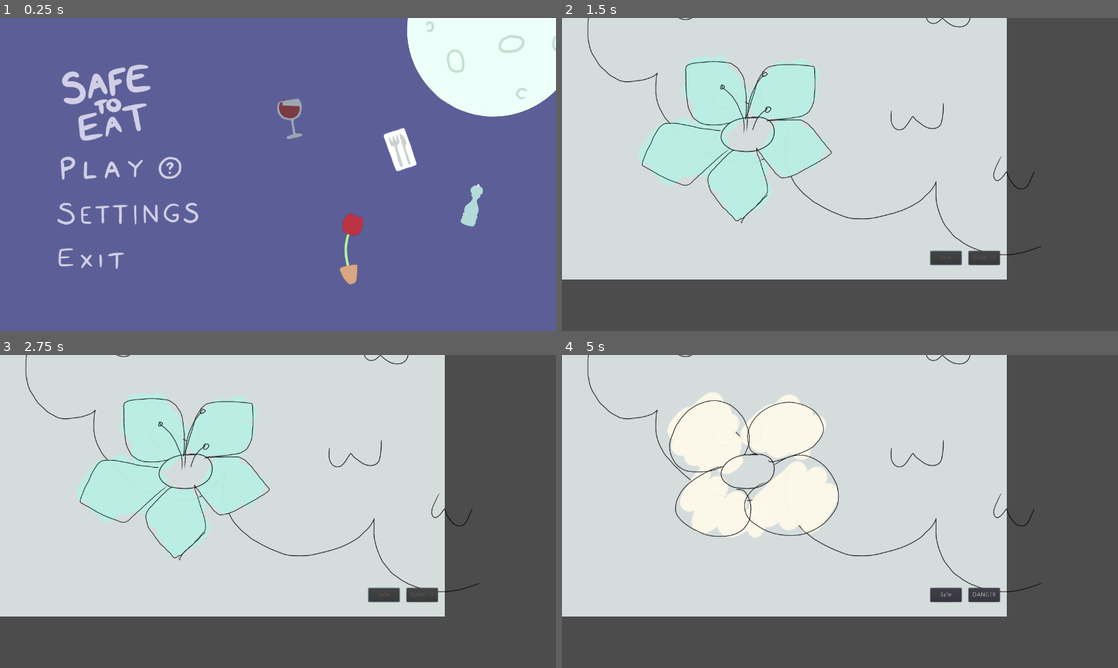
Above: before the commit, frames 1-4 (two rows, left to right).
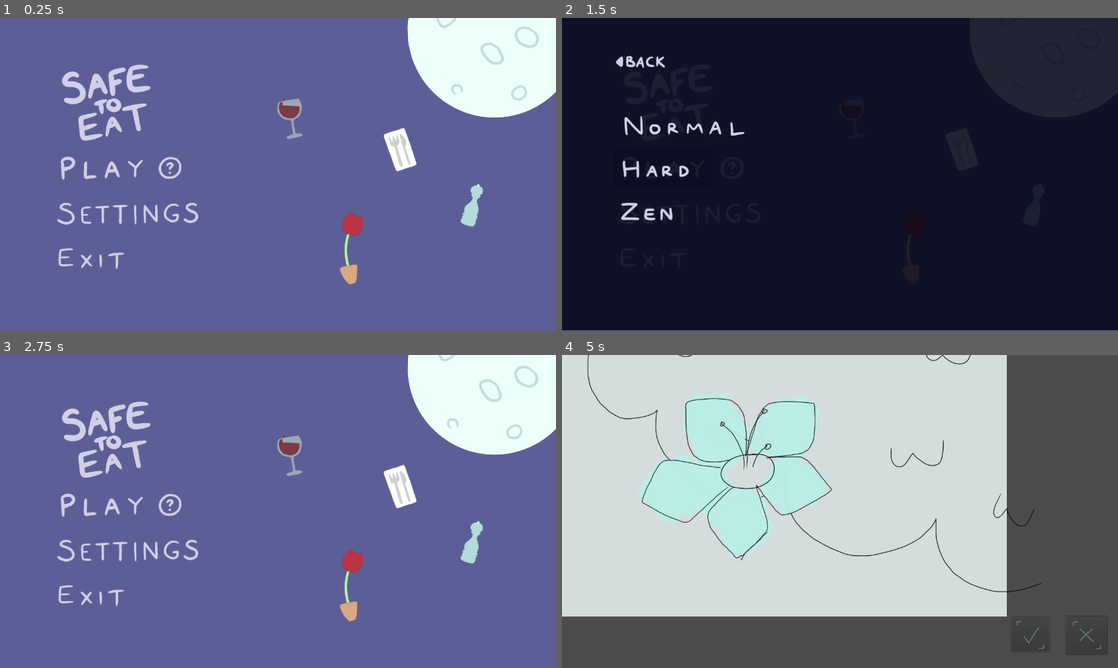
Above: after the commit, the same moments.

Repository: Niimphu/FiresideGameJam2023
Game: Godot game, scene res://Menus/MainMenu.tscn
Two runs of this game, one before a commit and one after it. Both use one fixed random seed, a clock stepped at 60 frames per second and the inputs below.
Inputs (mouse positions are in pixels of both pictures, inside the frame that each line leads up to):
- Up to frame 1 (0.25 s): no input
- Up to frame 2 (1.5 s): click (662, 168) at 0.5 s; click (945, 259) at 1.25 s, where only the run before the commit has a clickable "Safe"
- Up to frame 3 (2.75 s): click (77, 398) at 2.02 s
- Up to frame 4 (5 s): click (662, 505) at 2.77 s; click (684, 505) at 3.52 s; click (1029, 633) at 4.27 s

The runs differ from the first frame. In frame 1, 0.6% of the frame differs, in the area x 73-100%, y 0-32%; in frame 2, 100%, in the area x 0-100%, y 0-100%; in frame 3, 99%; in frame 4, 12%.

Commit message:
menu difficulty update, working on HUD

Diff:
--- a/Animation scripts/spin.gd
+++ /dev/null
@@ -1,8 +0,0 @@
-extends Control
-
-var rotation_modifier = 0.03
-var current_rotation = 1
-
-func _process(delta):
-	current_rotation += rotation_modifier
-	set_rotation(current_rotation * delta)
--- /dev/null
+++ b/Animation scripts/spin_control.gd
@@ -0,0 +1,8 @@
+extends Control
+
+export var rotation_modifier = 0.0005
+var current_rotation = 1
+
+func _process(_delta):
+	current_rotation += rotation_modifier
+	set_rotation(current_rotation)
--- /dev/null
+++ b/Animation scripts/spin_sprite.gd
@@ -0,0 +1,6 @@
+extends Sprite
+
+export var rotate_modifier: float
+
+func _process(delta):
+	rotation += rotate_modifier * delta
--- a/GuidebookPrototype/Identifier.gd
+++ b/GuidebookPrototype/Identifier.gd
@@ -1,6 +1,6 @@
 extends Node
 
-onready var button_control = load("res://GuidebookPrototype/ButtonControl.tscn")
+onready var button_control = load("res://Level/Buttons.tscn")
 onready var sprites = get_children()
 onready var reload_delay = get_parent().get_node("ReloadTimer")
 
--- a/GuidebookPrototype/TestLevel.tscn
+++ b/GuidebookPrototype/TestLevel.tscn
@@ -30,12 +30,12 @@
 position = Vector2( 512, 300 )
 texture = ExtResource( 4 )
 hframes = 8
-frame = 1
 
 [node name="Stamen" type="Sprite" parent="FlowerLevelIdentifier"]
 position = Vector2( 512, 300 )
 texture = ExtResource( 3 )
 hframes = 3
+frame = 2
 
 [node name="ReloadTimer" type="Timer" parent="."]
 wait_time = 3.0
--- /dev/null
+++ b/Level/Buttons.tres
@@ -0,0 +1,16 @@
+[gd_resource type="Theme" load_steps=5 format=2]
+
+[sub_resource type="StyleBoxEmpty" id=4]
+
+[sub_resource type="StyleBoxFlat" id=1]
+bg_color = Color( 0.27451, 0.364706, 0.54902, 0.635294 )
+
+[sub_resource type="StyleBoxEmpty" id=2]
+
+[sub_resource type="StyleBoxFlat" id=5]
+
+[resource]
+Button/styles/focus = SubResource( 4 )
+Button/styles/hover = SubResource( 1 )
+Button/styles/normal = SubResource( 2 )
+Button/styles/pressed = SubResource( 5 )
--- /dev/null
+++ b/Level/Buttons.tscn
@@ -0,0 +1,39 @@
+[gd_scene load_steps=5 format=2]
+
+[ext_resource path="res://GuidebookPrototype/ButtonControl.gd" type="Script" id=1]
+[ext_resource path="res://Level/Sprites/Tick.PNG" type="Texture" id=2]
+[ext_resource path="res://Level/Sprites/Cross.PNG" type="Texture" id=3]
+[ext_resource path="res://Level/Buttons.tres" type="Theme" id=4]
+
+[node name="ButtonControl" type="Control"]
+margin_right = 40.0
+margin_bottom = 40.0
+script = ExtResource( 1 )
+
+[node name="Buttons" type="Control" parent="."]
+margin_right = 40.0
+margin_bottom = 40.0
+
+[node name="SafeButton" type="Button" parent="Buttons"]
+margin_left = 1034.0
+margin_top = 603.0
+margin_right = 1123.0
+margin_bottom = 683.0
+theme = ExtResource( 4 )
+icon = ExtResource( 2 )
+
+[node name="DangerButton" type="Button" parent="Buttons"]
+margin_left = 1160.0
+margin_top = 601.0
+margin_right = 1255.0
+margin_bottom = 689.0
+theme = ExtResource( 4 )
+icon = ExtResource( 3 )
+
+[node name="ResultDelay" type="Timer" parent="."]
+wait_time = 0.5
+one_shot = true
+
+[connection signal="button_down" from="Buttons/SafeButton" to="." method="_on_SafeButton_button_down"]
+[connection signal="button_down" from="Buttons/DangerButton" to="." method="_on_DangerButton_button_down"]
+[connection signal="timeout" from="ResultDelay" to="." method="_on_ResultDelay_timeout"]
--- /dev/null
+++ b/Level/Level.tscn
@@ -0,0 +1,88 @@
+[gd_scene load_steps=14 format=2]
+
+[ext_resource path="res://Level/Sprites/Sound2.PNG" type="Texture" id=1]
+[ext_resource path="res://Level/Sprites/Base.PNG" type="Texture" id=2]
+[ext_resource path="res://Level/Sprites/Sound3.PNG" type="Texture" id=3]
+[ext_resource path="res://Level/Sprites/Sound1.PNG" type="Texture" id=4]
+[ext_resource path="res://Level/Sprites/Sound4.PNG" type="Texture" id=5]
+[ext_resource path="res://Level/Sprites/Sound5.PNG" type="Texture" id=6]
+[ext_resource path="res://Animation scripts/spin_sprite.gd" type="Script" id=7]
+[ext_resource path="res://Level/Sprites/Spinny ring 2.PNG" type="Texture" id=8]
+[ext_resource path="res://Level/Sprites/Spinny ring.PNG" type="Texture" id=9]
+[ext_resource path="res://GuidebookPrototype/TestLevel.tscn" type="PackedScene" id=10]
+
+[sub_resource type="SpriteFrames" id=1]
+animations = [ {
+"frames": [ ExtResource( 4 ), ExtResource( 1 ), ExtResource( 3 ), ExtResource( 5 ), ExtResource( 6 ) ],
+"loop": true,
+"name": "default",
+"speed": 5.0
+} ]
+
+[sub_resource type="Animation" id=2]
+length = 0.001
+tracks/0/type = "value"
+tracks/0/path = NodePath(".:frame")
+tracks/0/interp = 1
+tracks/0/loop_wrap = true
+tracks/0/imported = false
+tracks/0/enabled = true
+tracks/0/keys = {
+"times": PoolRealArray( 0 ),
+"transitions": PoolRealArray( 1 ),
+"update": 0,
+"values": [ 0 ]
+}
+
+[sub_resource type="Animation" id=3]
+resource_name = "SoundVisualiser"
+length = 0.5
+loop = true
+tracks/0/type = "value"
+tracks/0/path = NodePath(".:frame")
+tracks/0/interp = 1
+tracks/0/loop_wrap = true
+tracks/0/imported = false
+tracks/0/enabled = true
+tracks/0/keys = {
+"times": PoolRealArray( 0, 0.1, 0.2, 0.3, 0.4 ),
+"transitions": PoolRealArray( 1, 1, 1, 1, 1 ),
+"update": 1,
+"values": [ 0, 1, 2, 3, 4 ]
+}
+
+[node name="Level" type="Node2D"]
+
+[node name="TestLevel" parent="." instance=ExtResource( 10 )]
+
+[node name="HUD" type="Node2D" parent="."]
+
+[node name="TextureRect" type="TextureRect" parent="HUD"]
+margin_left = 1006.0
+margin_right = 1280.0
+margin_bottom = 720.0
+texture = ExtResource( 2 )
+
+[node name="SoundVisualiser" type="AnimatedSprite" parent="HUD"]
+position = Vector2( 1162, 479 )
+frames = SubResource( 1 )
+
+[node name="AnimationPlayer" type="AnimationPlayer" parent="HUD/SoundVisualiser"]
+autoplay = "SoundVisualiser"
+anims/RESET = SubResource( 2 )
+anims/SoundVisualiser = SubResource( 3 )
+
+[node name="Spinny1" type="Sprite" parent="HUD"]
+position = Vector2( 1146, 280 )
+texture = ExtResource( 8 )
+centered = false
+offset = Vector2( -1145.53, -280.63 )
+script = ExtResource( 7 )
+rotate_modifier = 1.0
+
+[node name="Spinny2" type="Sprite" parent="HUD"]
+position = Vector2( 1147, 279 )
+texture = ExtResource( 9 )
+offset = Vector2( -1.334, -1.696 )
+script = ExtResource( 7 )
+rotate_modifier = -2.5
--- a/Menus/Back.gd
+++ /dev/null
@@ -1,16 +0,0 @@
-extends Button
-
-
-# Declare member variables here. Examples:
-# var a = 2
-# var b = "text"
-
-
-# Called when the node enters the scene tree for the first time.
-func _ready():
-	pass # Replace with function body.
-
-
-# Called every frame. 'delta' is the elapsed time since the previous frame.
-#func _process(delta):
-#	pass
--- a/Menus/MainMenu.gd
+++ b/Menus/MainMenu.gd
@@ -1,6 +1,7 @@
 extends Control
 
 onready var settings_menu = get_node("/root/MainMenu/SettingsMenu")
+onready var play_menu = get_node("/root/MainMenu/PlayMenu")
 
 func _ready():
 	SoundControl.play_music()
@@ -9,7 +10,7 @@
 	settings_menu.visible = true
 
 func _on_Play_pressed():
-	get_tree().change_scene("res://GuidebookPrototype/TestLevel.tscn")
+	play_menu.visible = true
 
 func _on_Exit_pressed():
 	get_tree().quit()
--- a/Menus/MainMenu.tscn
+++ b/Menus/MainMenu.tscn
@@ -7,13 +7,14 @@
 [ext_resource path="res://Menus/Sprites/Logo.png" type="Texture" id=5]
 [ext_resource path="res://Menus/ButtonTheme.tres" type="Theme" id=6]
 [ext_resource path="res://Menus/Sprites/Moon.PNG" type="Texture" id=7]
-[ext_resource path="res://Animation scripts/spin.gd" type="Script" id=8]
+[ext_resource path="res://Animation scripts/spin_control.gd" type="Script" id=8]
 [ext_resource path="res://Menus/Sprites/Pepper Mill.png" type="Texture" id=9]
 [ext_resource path="res://Menus/Sprites/Potted Flower.png" type="Texture" id=10]
 [ext_resource path="res://Menus/Sprites/Wine Glass.png" type="Texture" id=11]
 [ext_resource path="res://Menus/Sprites/Cutlery.png" type="Texture" id=12]
 [ext_resource path="res://Menus/SettingsMenu.tscn" type="PackedScene" id=13]
 [ext_resource path="res://Menus/MainMenu.gd" type="Script" id=14]
+[ext_resource path="res://Menus/PlayMenu.tscn" type="PackedScene" id=15]
 
 [node name="MainMenu" type="Control"]
 theme = ExtResource( 6 )
@@ -123,6 +124,8 @@
 [node name="SettingsMenu" parent="." instance=ExtResource( 13 )]
 visible = false
 
+[node name="PlayMenu" parent="." instance=ExtResource( 15 )]
+
 [connection signal="pressed" from="MarginContainer/HBoxContainer/VBoxContainer/HBoxContainer/Play" to="." method="_on_Play_pressed"]
 [connection signal="pressed" from="MarginContainer/HBoxContainer/VBoxContainer/Settings" to="." method="_on_Settings_pressed"]
 [connection signal="pressed" from="MarginContainer/HBoxContainer/VBoxContainer/Exit" to="." method="_on_Exit_pressed"]
--- /dev/null
+++ b/Menus/PlayMenu.gd
@@ -0,0 +1,19 @@
+extends Control
+
+func _ready():
+	self.visible = false
+
+func _on_Normal_pressed():
+	if get_tree().change_scene("res://GuidebookPrototype/TestLevel.tscn") != OK:
+		print("failge")
+
+func _on_Hard_pressed():
+	if get_tree().change_scene("res://GuidebookPrototype/TestLevel.tscn") != OK:
+		print("failge")
+
+func _on_Zen_pressed():
+	if get_tree().change_scene("res://GuidebookPrototype/TestLevel.tscn") != OK:
+		print("failge")
+
+func _on_Back_pressed():
+	self.visible = false
--- /dev/null
+++ b/Menus/PlayMenu.tscn
@@ -0,0 +1,84 @@
+[gd_scene load_steps=8 format=2]
+
+[ext_resource path="res://Menus/Sprites/Back.png" type="Texture" id=1]
+[ext_resource path="res://Menus/ButtonTheme.tres" type="Theme" id=2]
+[ext_resource path="res://Menus/Sprites/Hard.png" type="Texture" id=3]
+[ext_resource path="res://Menus/Sprites/Normal.png" type="Texture" id=4]
+[ext_resource path="res://Menus/Sprites/Zen.png" type="Texture" id=5]
+[ext_resource path="res://Menus/PlayMenu.gd" type="Script" id=6]
+
+[sub_resource type="StyleBoxEmpty" id=1]
+
+[node name="PlayMenu" type="Control"]
+anchor_right = 1.0
+anchor_bottom = 1.0
+theme = ExtResource( 2 )
+script = ExtResource( 6 )
+
+[node name="ColorRect" type="ColorRect" parent="."]
+margin_right = 1280.0
+margin_bottom = 719.0
+color = Color( 0.0235294, 0.027451, 0.0941176, 0.882353 )
+
+[node name="MarginContainer" type="MarginContainer" parent="."]
+margin_left = 120.0
+margin_top = 80.0
+margin_right = 120.0
+margin_bottom = 80.0
+
+[node name="VBoxContainer" type="VBoxContainer" parent="MarginContainer"]
+margin_right = 328.0
+margin_bottom = 406.0
+
+[node name="HBoxContainer" type="HBoxContainer" parent="MarginContainer/VBoxContainer"]
+margin_right = 328.0
+margin_bottom = 43.0
+
+[node name="Back" type="Button" parent="MarginContainer/VBoxContainer/HBoxContainer"]
+margin_right = 126.0
+margin_bottom = 43.0
+icon = ExtResource( 1 )
+
+[node name="HSeparator" type="HSeparator" parent="MarginContainer/VBoxContainer"]
+margin_top = 47.0
+margin_right = 328.0
+margin_bottom = 127.0
+custom_constants/separation = 80
+custom_styles/separator = SubResource( 1 )
+
+[node name="Normal" type="Button" parent="MarginContainer/VBoxContainer"]
+margin_top = 131.0
+margin_right = 328.0
+margin_bottom = 207.0
+icon = ExtResource( 4 )
+
+[node name="HSeparator2" type="HSeparator" parent="MarginContainer/VBoxContainer"]
+margin_top = 211.0
+margin_right = 328.0
+margin_bottom = 231.0
+custom_constants/separation = 20
+custom_styles/separator = SubResource( 1 )
+
+[node name="Hard" type="Button" parent="MarginContainer/VBoxContainer"]
+margin_top = 235.0
+margin_right = 328.0
+margin_bottom = 297.0
+icon = ExtResource( 3 )
+
+[node name="HSeparator3" type="HSeparator" parent="MarginContainer/VBoxContainer"]
+margin_top = 301.0
+margin_right = 328.0
+margin_bottom = 321.0
+custom_constants/separation = 20
+custom_styles/separator = SubResource( 1 )
+
+[node name="Zen" type="Button" parent="MarginContainer/VBoxContainer"]
+margin_top = 325.0
+margin_right = 328.0
+margin_bottom = 406.0
+icon = ExtResource( 5 )
+
+[connection signal="pressed" from="MarginContainer/VBoxContainer/HBoxContainer/Back" to="." method="_on_Back_pressed"]
+[connection signal="pressed" from="MarginContainer/VBoxContainer/Normal" to="." method="_on_Normal_pressed"]
+[connection signal="pressed" from="MarginContainer/VBoxContainer/Hard" to="." method="_on_Hard_pressed"]
+[connection signal="pressed" from="MarginContainer/VBoxContainer/Zen" to="." method="_on_Zen_pressed"]
--- a/default_bus_layout.tres
+++ b/default_bus_layout.tres
@@ -1,7 +1,7 @@
 [gd_resource type="AudioBusLayout" format=2]
 
 [resource]
-bus/0/volume_db = -25.7676
+bus/0/volume_db = -18.9844
 bus/1/name = "Music"
 bus/1/solo = false
 bus/1/mute = false
Binary file added: Level/Sprites/Base.PNG
Not shown, added: Level/Sprites/Base.PNG.import
Binary file added: Level/Sprites/Cross.PNG
Not shown, added: Level/Sprites/Cross.PNG.import
Binary file added: Level/Sprites/Health1.PNG
Not shown, added: Level/Sprites/Health1.PNG.import
Binary file added: Level/Sprites/Health2.PNG
Not shown, added: Level/Sprites/Health2.PNG.import
Binary file added: Level/Sprites/Health3.PNG
Not shown, added: Level/Sprites/Health3.PNG.import
Binary file added: Level/Sprites/Health4.PNG
Not shown, added: Level/Sprites/Health4.PNG.import
(and 20 more such lines)
